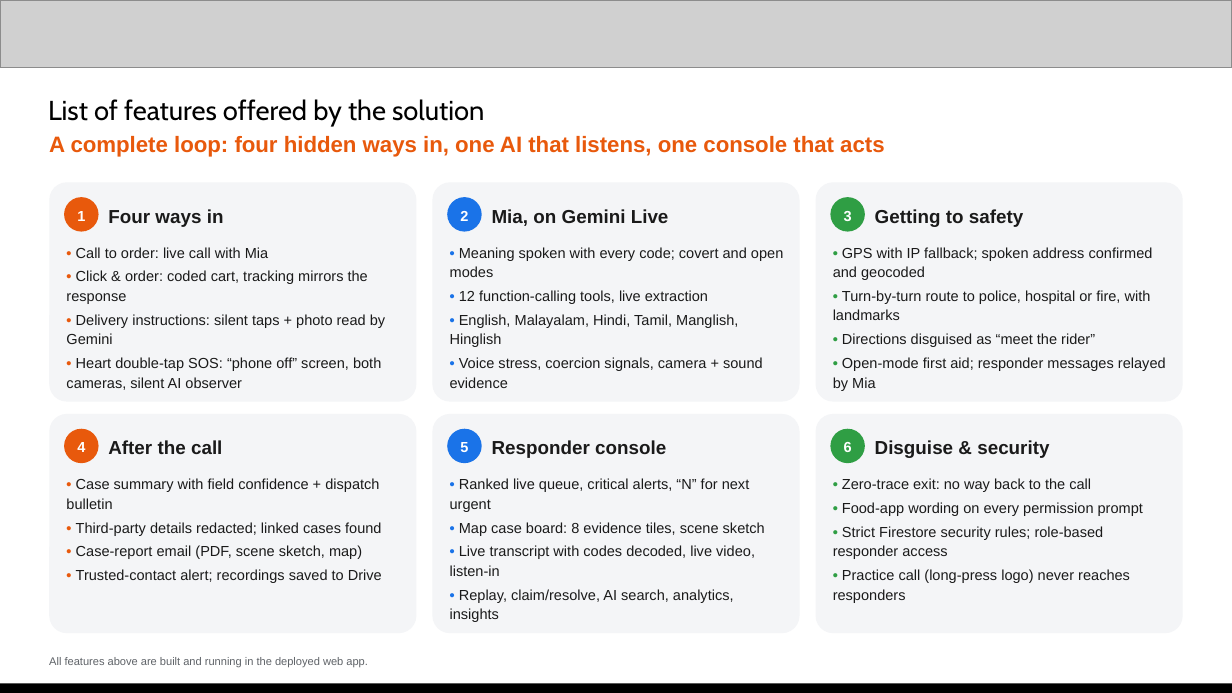
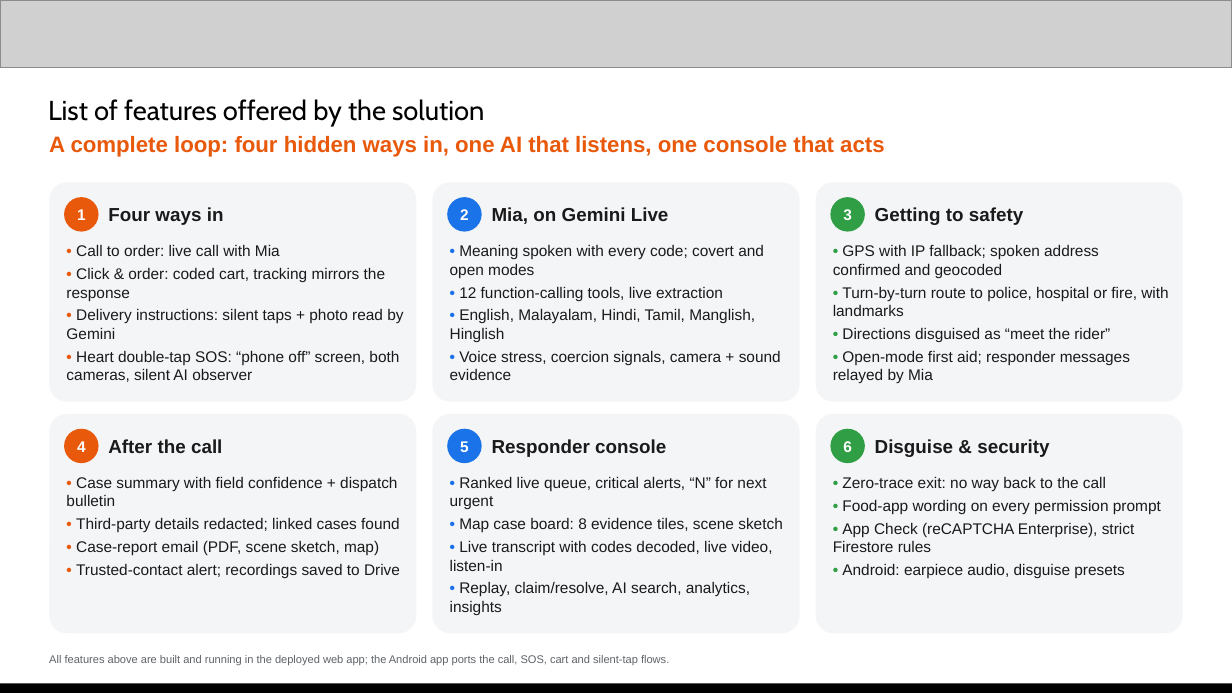
Before and after one commit to Jeevanvsan/ai_builder_hack, a slide deck: slide 4 of deck/QuickBite_Submission_Deck_NexMind_v2.pptx. Drawn at 1232x693 pixels with LibreOffice and Linux fonts; fonts in the diff are those of the drawing; grey boxes stand for pictures. Boxes give left, top, right and bottom in pixels: in the first picture for what was removed or moved away, otherwise in the second. Text is boxed around its words. In the diff, an @@ line names an element or a change of style, - is before the commit and + after.

```diff
--- a/deck/QuickBite_Submission_Deck_NexMind_v2.pptx
+++ b/deck/QuickBite_Submission_Deck_NexMind_v2.pptx
@@ line spacing 1.12 to 1 in 3 elements at (108, 207, 224, 225), (492, 207, 669, 224), (875, 207, 1023, 225) @@
@@ size 8.5 to 9 pt; line spacing 1.12 to 1 in 8 elements at (64, 197, 99, 232), (66, 244, 403, 382), (447, 197, 482, 232), (450, 244, 781, 380), (830, 197, 865, 232), (833, 244, 1168, 383), (66, 476, 400, 578), (450, 476, 783, 615) @@
@@ text at (842, 476, 1161, 514): size 8.5 to 9 pt in "• Zero-trace exit: no way back to ...", "• Food-app wording on every permission prompt"; line spacing 1.12 to 1 @@
@@ text at (833, 522, 1134, 578): text changed; size 8.5 to 9 pt @@
-• Strict Firestore security rules; role-based responder access
-• Practice call (long-press logo) never reaches responders
+• App Check (reCAPTCHA Enterprise), strict Firestore rules
+• Android: earpiece audio, disguise presets
@@ text at (49, 655, 669, 666): text changed @@
-All features above are built and running in the deployed web app.
+All features above are built and running in the deployed web app; the Android app ports the call, SOS, cart and silent-tap flows.
```
Also in this commit, not shown: 14 other slides changed, 1 other file.
